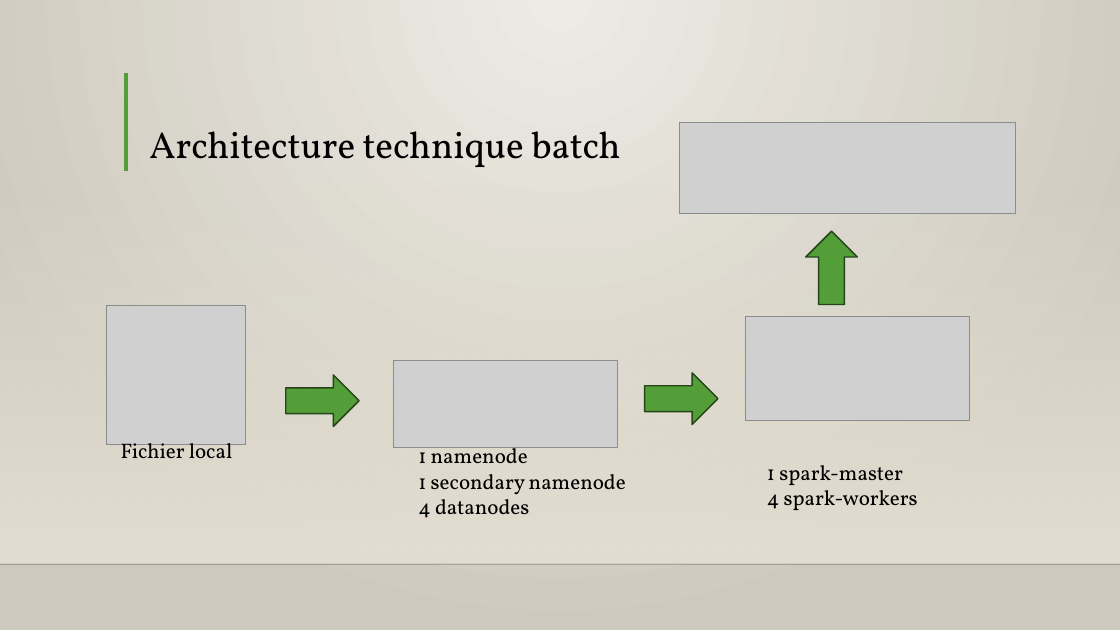
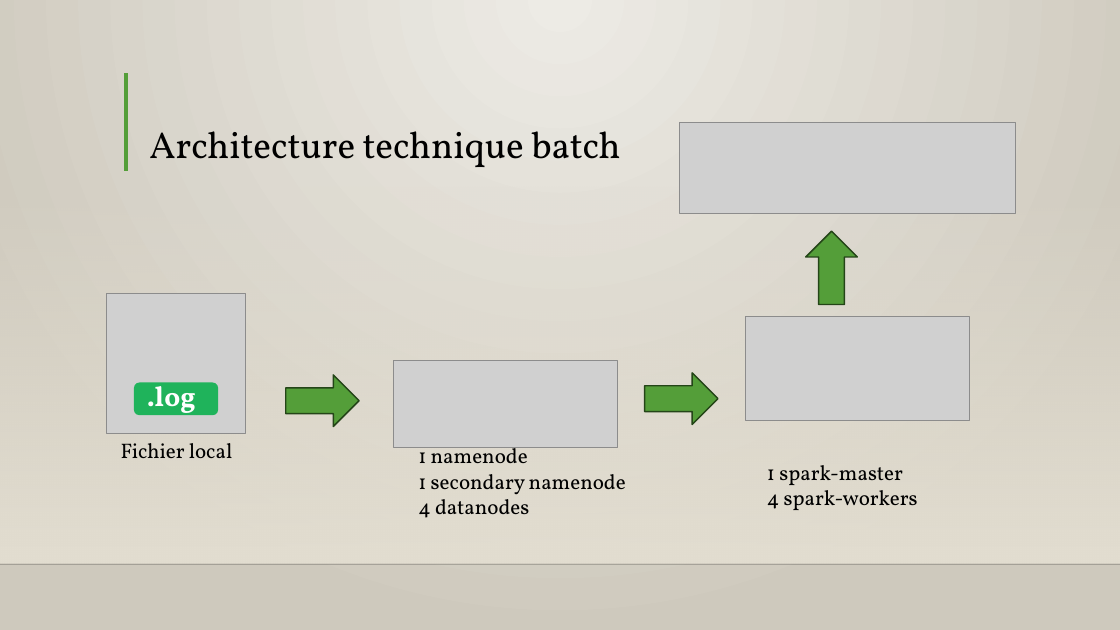
Before and after one commit to Lore9820/projet_architecture_distribue, a slide deck: slide 2 of presentation_projet_clement_lore.pptx. Drawn at 1120x630 pixels with LibreOffice and Linux fonts; fonts in the diff are those of the drawing; grey boxes stand for pictures; background and template pictures are left out. Boxes give left, top, right and bottom in pixels: in the first picture for what was removed or moved away, otherwise in the second. Text is boxed around its words. In the diff, an @@ line names an element or a change of style, - is before the commit and + after.

Commit message:
Correcting figure logs in ppt

```diff
--- a/presentation_projet_clement_lore.pptx
+++ b/presentation_projet_clement_lore.pptx
@@ picture: place and size @@
-picture at (107,305,246,444)
+picture at (107,294,246,434)
@@ rounded rectangle added at (134,382,218,415), fill #1FB35B @@
@@ text added at (147,380,196,420), 24 pt, text #FFFFFF, bold @@
+.log
```
Also in this commit, not shown: 1 other slide changed.
